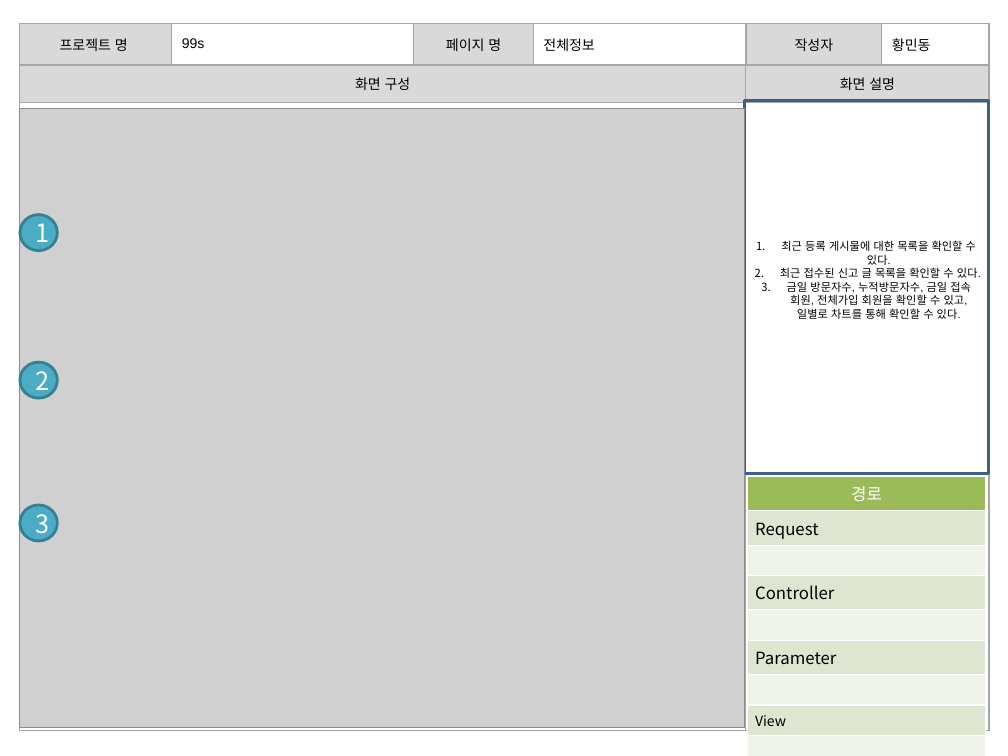
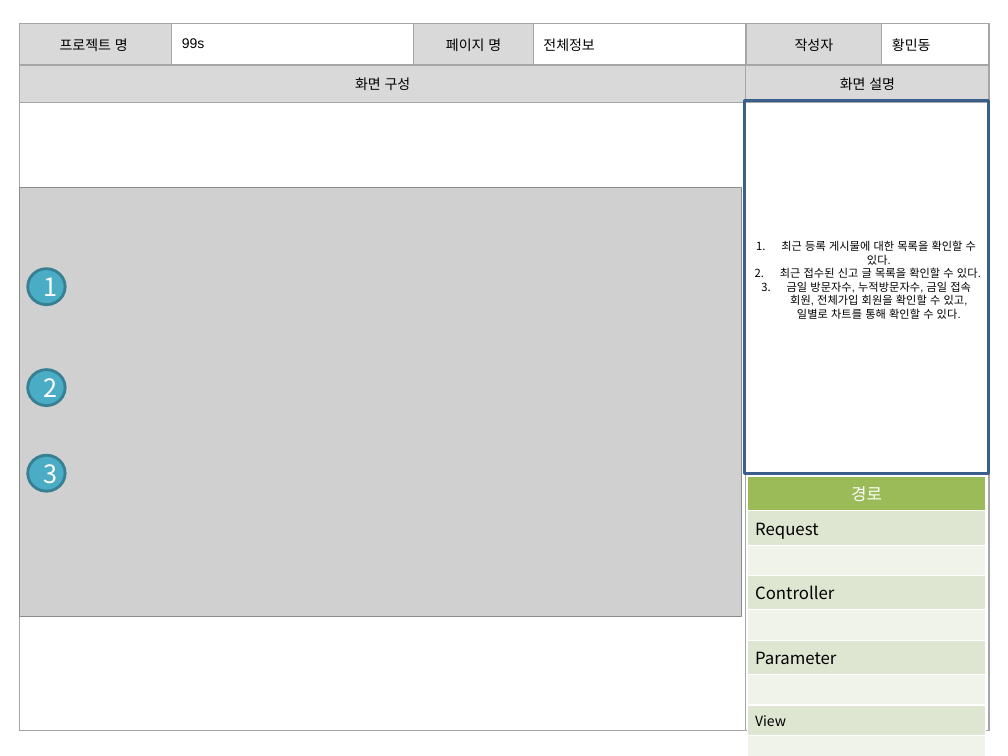
Before and after one commit to banana1531/ggs, a slide deck: slide 3 of doc/0.공용폴더/07 스토리보드/스토리보드 - 관리자 페이지.pptx. Drawn at 1008x756 pixels with LibreOffice and Linux fonts; fonts in the diff are those of the drawing; grey boxes stand for pictures. Boxes give left, top, right and bottom in pixels: in the first picture for what was removed or moved away, otherwise in the second. Text is boxed around its words. In the diff, an @@ line names an element or a change of style, - is before the commit and + after.

```diff
--- a/doc/0.공용폴더/07 스토리보드/스토리보드 - 관리자 페이지.pptx
+++ b/doc/0.공용폴더/07 스토리보드/스토리보드 - 관리자 페이지.pptx
@@ picture: place and size @@
-picture at [20,108,745,727]
+picture at [20,187,742,616]
@@ ellipse "1": place and size @@
-ellipse "1" at [20,215,57,251]
+ellipse "1" at [28,269,66,305]
@@ ellipse "2": place and size @@
-ellipse "2" at [20,362,57,398]
+ellipse "2" at [28,370,66,406]
@@ ellipse "3": place and size @@
-ellipse "3" at [20,505,57,541]
+ellipse "3" at [28,456,66,492]
```
Also in this commit, not shown: 11 other slides changed, 1 slide removed.
